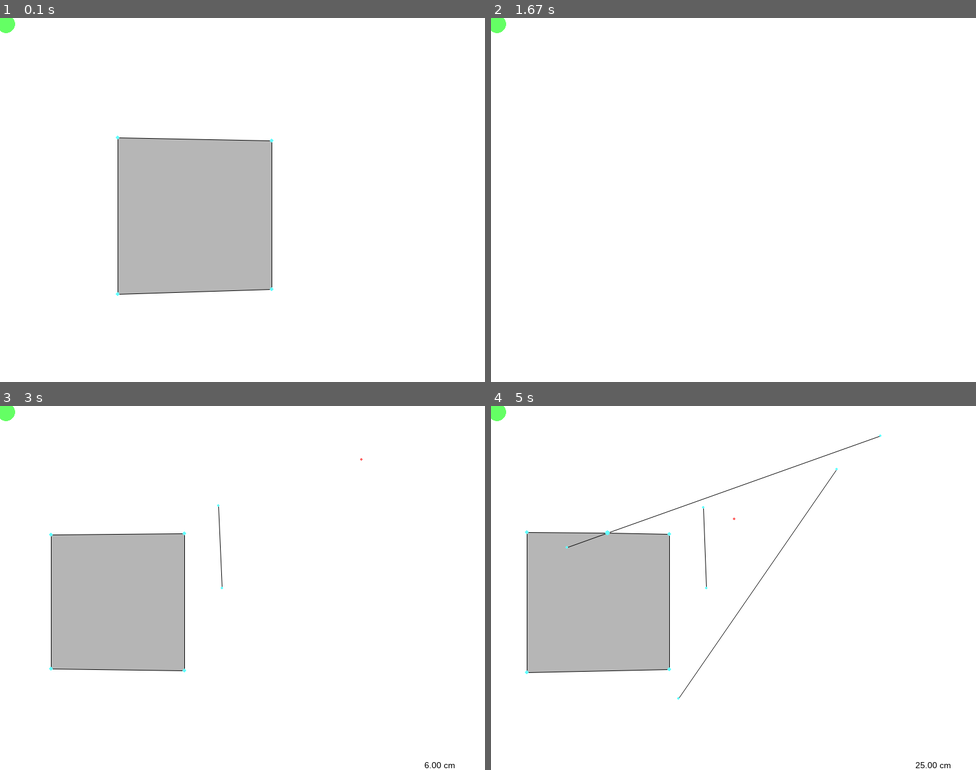
Above: before the commit, frames 1-4 (two rows, left to right).
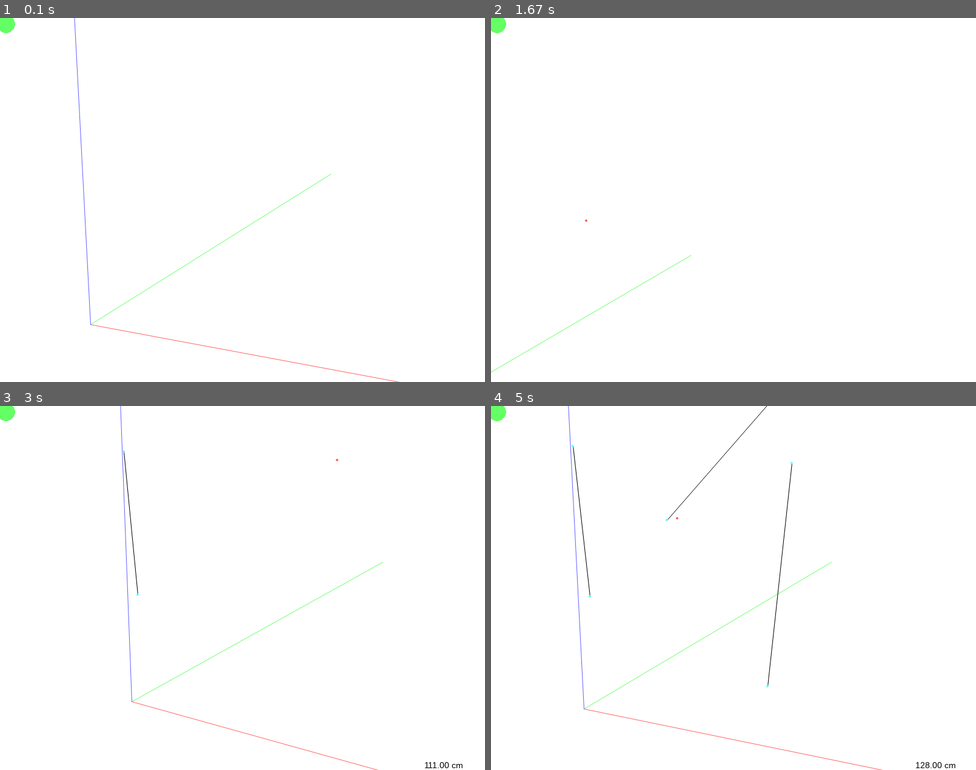
Above: after the commit, the same moments.

Repository: qsorix/draw-3d
Game: pygame game, started from main.py
Same seed, same stepped clock (60 frames per second), same inputs: the game is played once before the commit and once after it.
Inputs (mouse positions are in pixels of both pictures, inside the frame that each line leads up to):
- Up to frame 1 (0.1 s): no input
- Up to frame 2 (1.67 s): hold Right 0.33-0.8 s; move the mouse to (714, 214) at 0.37 s; hold Up 0.83-1.13 s; hold W 0.83-1.13 s; move the mouse to (888, 189) at 0.87 s; hold Right 1.17-1.63 s; hold D 1.17-1.63 s; move the mouse to (733, 221) at 1.2 s
- Up to frame 3 (3 s): hold Left 1.67-2.2 s; hold A 1.67-2.2 s; move the mouse to (126, 591) at 1.7 s; click (92, 533) at 2.28 s; hold Down 2.57-2.87 s; hold S 2.57-2.87 s; click (92, 675) at 2.65 s; hold Left from 2.9 s (still down); hold A from 2.9 s (still down); click (315, 460) at 2.98 s
- Up to frame 4 (5 s): release Left at 3.3 s; release A at 3.3 s; hold Up 3.33-3.7 s; hold W 3.33-3.7 s; click (912, 715) at 3.42 s; hold Right 3.73-4.37 s; hold D 3.73-4.37 s; click (791, 620) at 3.82 s; hold Down 4.4-4.77 s; hold S 4.4-4.77 s; click (743, 464) at 4.48 s; hold Left from 4.8 s (still down); hold A from 4.8 s (still down); click (617, 515) at 4.88 s

The runs differ from the first frame. In frame 1, 14% of the frame differs, in the area x 15-83%, y 0-100%; in frame 2, 0.1%; in frame 3, 11%; in frame 4, 12%.

Commit message:
draw axes, clear initial screen

Diff:
--- a/main.py
+++ b/main.py
@@ -123,9 +123,9 @@
         self.text = ""
 
         self.D = 500 # distance eye-screen in pixels
-        self.camera = P(6, 6, -20)
-        self.camera_angle = 0.1
-        self.camera_angle_vert = 0
+        self.camera = P(180, 120, -180)
+        self.camera_angle = -0.3
+        self.camera_angle_vert = 0.1
         self.pressed = set()
 
         self.tool = None
@@ -137,11 +137,11 @@
         self.plain_rects = []
         self.walls = self.project.walls #[]
         self.drawn_walls = []
-
-        self.add_segment(S(P( 0,  0, 0), P(10,  0, 0)))
-        self.add_segment(S(P(10,  0, 0), P(10, 10, 0)))
-        self.add_segment(S(P(10, 10, 0), P( 0, 10, 0)))
-        self.add_segment(S(P( 0, 10, 0), P( 0,  0, 0)))
+        self.drawn_axis = []
+
+        self.drawn_axis.append(S(P(0, 0, 0), P(10000, 0, 0), red))
+        self.drawn_axis.append(S(P(0, 0, 0), P(0, 10000, 0), blue))
+        self.drawn_axis.append(S(P(0, 0, 0), P(0, 0, 10000), green))
 
         #put_cube(self.segments, self.walls, 40, 0, 40, 20, red)
         # put_cube(self.segments, self.walls, 40, 0, 40, 20, red)
@@ -485,6 +485,11 @@
             if s:
                 to_render.append(s)
 
+        for s in self.drawn_axis:
+            s = self._project_segment(s)
+            if s:
+                to_render.append(s)
+
         for w in self.walls:
             w = self._project_wall(w)
             if w:
